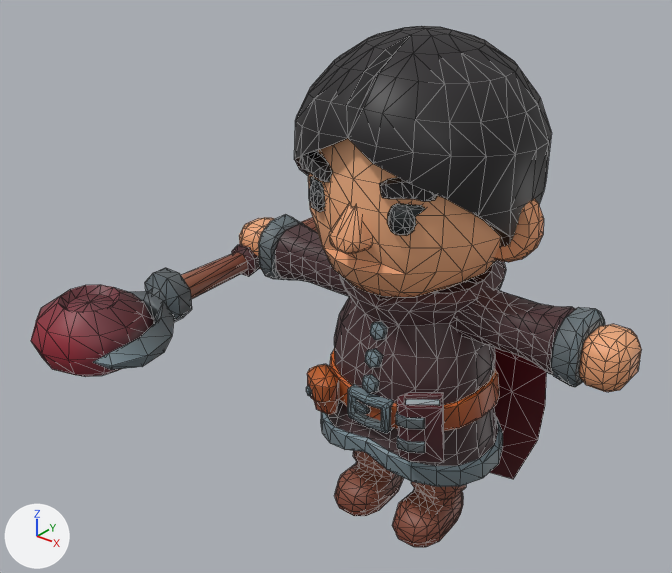
An edit to the glTF model public/models/characters/mage.glb, drawn before and after from the same camera.
Both versions are drawn from a 50 mm camera at (1.96, -2.99, 2.86) aimed at (-0.23, -0.26, 1.16). Lighting does not change. The marker at lower left points along +X, +Y and +Z. The picture after the commit comes second. Mesh edges are drawn as thin lines. Where no turn or scale is listed for an object, it has been applied to the vertices. Vertices at exactly the same position are counted once.

Objects in the first picture: '2H_Staff', 'Mage_ArmLeft', 'Mage_ArmRight', 'Mage_Body', 'Mage_Cape', 'Mage_Head', 'Mage_LegLeft', 'Mage_LegRight'.
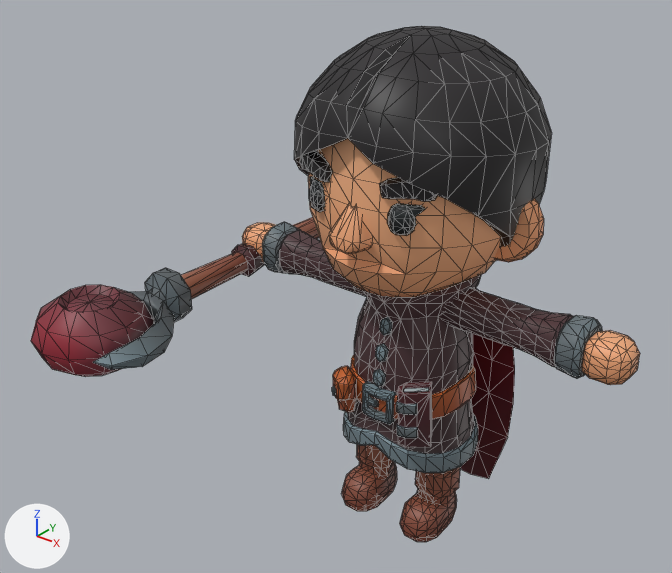
Edits to the bpy script that builds the scene:
```text
Change me_cube_157:
    used by ob_mage_armleft; location = (0.0, 0.0, 0.0)
    remove me_cube_157.from_pydata(...)  # 236 vertices, 468 faces; spans x 0.089..0.971, y -0.136..0.136, z 0.957..1.252
    add me_cube_157.from_pydata(...)  # 236 vertices, 468 faces; spans x 0.089..0.971, y -0.106..0.106, z 0.99..1.22
    me_cube_157 part 1: the whole mesh is scaled about its middle by (1, 0.78, 0.78)
Change me_cube_158:
    used by ob_mage_armright; location = (0.0, 0.0, 0.0)
    remove me_cube_158.from_pydata(...)  # 236 vertices, 468 faces; spans x -0.971..-0.089, y -0.136..0.136, z 0.957..1.252
    add me_cube_158.from_pydata(...)  # 236 vertices, 468 faces; spans x -0.971..-0.089, y -0.106..0.106, z 0.99..1.22
    me_cube_158 part 2: the whole mesh is scaled about its middle by (1, 0.78, 0.78)
Change me_cube_155:
    used by ob_mage_body; location = (0.0, 0.0, 0.0)
    remove me_cube_155.from_pydata(...)  # 629 vertices, 1230 faces; spans x -0.426..0.426, y -0.387..0.376, z 0.354..1.309
    add me_cube_155.from_pydata(...)  # 629 vertices, 1230 faces; spans x -0.307..0.307, y -0.31..0.3, z 0.354..1.309
    me_cube_155 part 3: the whole mesh is scaled about its middle by (0.72, 0.8, 1)
Change me_cube_153:
    used by ob_mage_legleft; location = (0.0, 0.0, 0.0)
    remove me_cube_153.from_pydata(...)  # 211 vertices, 418 faces; spans x 0.049..0.288, y -0.264..0.131, z 0.0..0.529
    add me_cube_153.from_pydata(...)  # 211 vertices, 418 faces; spans x 0.073..0.264, y -0.225..0.092, z 0.0..0.529
    me_cube_153 part 4: the whole mesh is scaled about its middle by (0.8, 0.8, 1)
Change me_cube_154:
    used by ob_mage_legright; location = (0.0, 0.0, 0.0)
    remove me_cube_154.from_pydata(...)  # 211 vertices, 418 faces; spans x -0.288..-0.049, y -0.264..0.131, z 0.0..0.529
    add me_cube_154.from_pydata(...)  # 211 vertices, 418 faces; spans x -0.264..-0.073, y -0.225..0.092, z 0.0..0.529
    me_cube_154 part 5: the whole mesh is scaled about its middle by (0.8, 0.8, 1)
Change ob_mage_cape:
    ob_mage_cape.location: (0.0, 0.215, 0.646) -> (0.0, 0.172, 0.646)
    ob_mage_cape.scale: (0.59, 0.59, 0.59) -> (0.443, 0.472, 0.59)
```

Pixel boxes [x1, y1, x2, y2] of what changed, in the pictures (672 x 573 px):
'Mage_Body', rescaled (25% narrower, 13% shorter)
    before: [306, 260, 506, 487]
    after: [332, 275, 481, 473]
'Mage_ArmLeft', rescaled (12% shorter)
    before: [434, 281, 641, 392]
    after: [441, 288, 640, 385]
'Mage_Cape', moved, rescaled (25% narrower)
    before: [473, 278, 547, 479]
    after: [460, 289, 515, 479]
'Mage_ArmRight', rescaled
    before: [239, 215, 349, 296]
    after: [242, 222, 366, 296]
'Mage_LegLeft', rescaled
    before: [392, 482, 466, 547]
    after: [400, 467, 460, 542]
'Mage_LegRight', rescaled (21% narrower)
    before: [334, 451, 404, 516]
    after: [342, 445, 397, 511]
